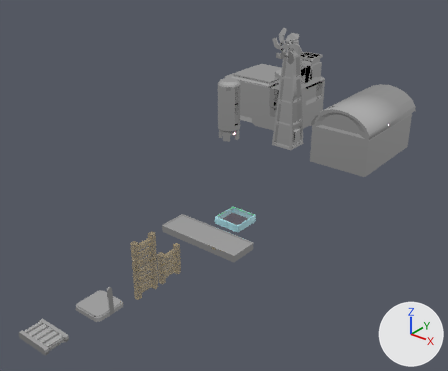
Before and after pictures for a commit that changed the FBX model Assets/_Visual/Models/level_1_objects.fbx.
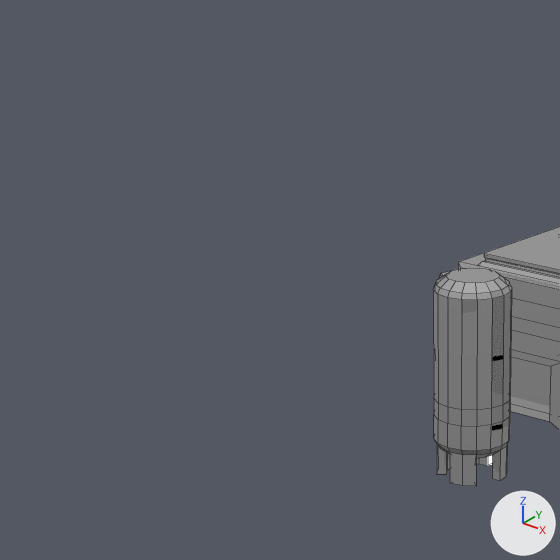
Each version appears first whole from a camera (50 mm lens) standing at (32.4, -31.2, 20.6) and looking at (5.8, 2.0, 0.0), and next in a close-up on the part from 20% to 57% of the width and 0% to 44% of the height. Every picture has the same lights, and +X, +Y and +Z are marked at lower right. The close-ups show mesh edges as thin lines.

The older version as bpy lines, for what is in view:
```python
me_cube_007 = bpy.data.meshes.new('Cube.007')
me_cube_007.from_pydata(...)  # 295 vertices, 265 faces; spans x -4.0..4.0, y -3.0..3.0, z 0.0..6.17
me_cube_007.materials.append(mat_imphenziapixpal)  # its picture is missing
me_cylinder_002 = bpy.data.meshes.new('Cylinder.002')
me_cylinder_002.from_pydata(...)  # 160 vertices, 138 faces; spans x -1.12..1.0, y -1.0..1.0, z 0.0..5.34
me_cylinder_002.materials.append(mat_imphenziapixpal)  # its picture is missing
ob_processingstorage = bpy.data.objects.new('processingStorage', me_cube_007)
ob_processingstorage.location = (0.0, 17.0, 0.0)
ob_silo = bpy.data.objects.new('silo', me_cylinder_002)
ob_silo.location = (0.0, 10.0, 0.0)
```
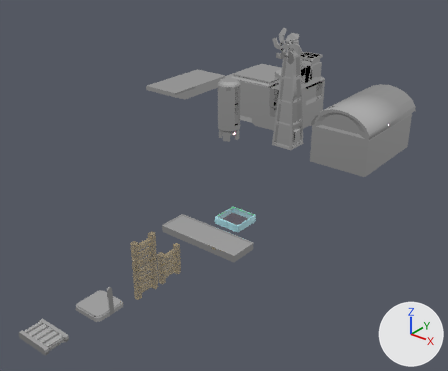
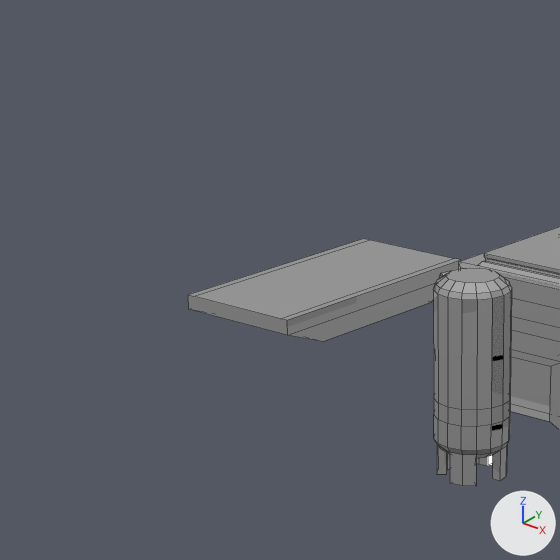
The change, as a diff of the scene's bpy script:
```diff
--- a/Assets/_Visual/Models/level_1_objects.fbx.py
+++ b/Assets/_Visual/Models/level_1_objects.fbx.py
@@ me_cube_009 @@
+me_cube_009.from_pydata([(2.0, -2.53, -0.01), (2.0, -4.0, 1.0), (-2.0, -2.53, -0.01), (-2.0, -4.0, 1.0), (2.0, 2.53, -0.01), (2.0, 4.0, 1.0), (-2.0, 2.53, -0.01), (-2.0, 4.0, 1.0), (2.0, -4.0, 0.56), (-2.0, -4.0, 0.56), (-2.0, 4.0, 0.56), (2.0, 4.0, 0.56), (1.74, -4.0, 1.0), (-1.74, -4.0, 1.0), (-1.74, 4.0, 1.0), (1.74, 4.0, 1.0)], [], [(8, 1, 12, 13, 3, 9), (9, 3, 7, 10), (10, 7, 14, 15, 5, 11), (11, 5, 1, 8), (2, 6, 4, 0), (15, 12, 1, 5), (4, 11, 8, 0), (6, 10, 11, 4), (2, 9, 10, 6), (0, 8, 9, 2), (7, 3, 13, 14), (14, 13, 12, 15)])
+me_cube_009.materials.append(mat_imphenziapixpal)  # its picture is missing
@@ ob_stairs @@
+ob_stairs = bpy.data.objects.new('stairs', me_cube_009)
+ob_stairs.location = (-10.17, 15.8, 1.13)
```

What differs and where, as boxes (x1, y1, x2, y2) in the close-ups (560 x 560 px):
'stairs', added
    after: (188, 239, 461, 342)
